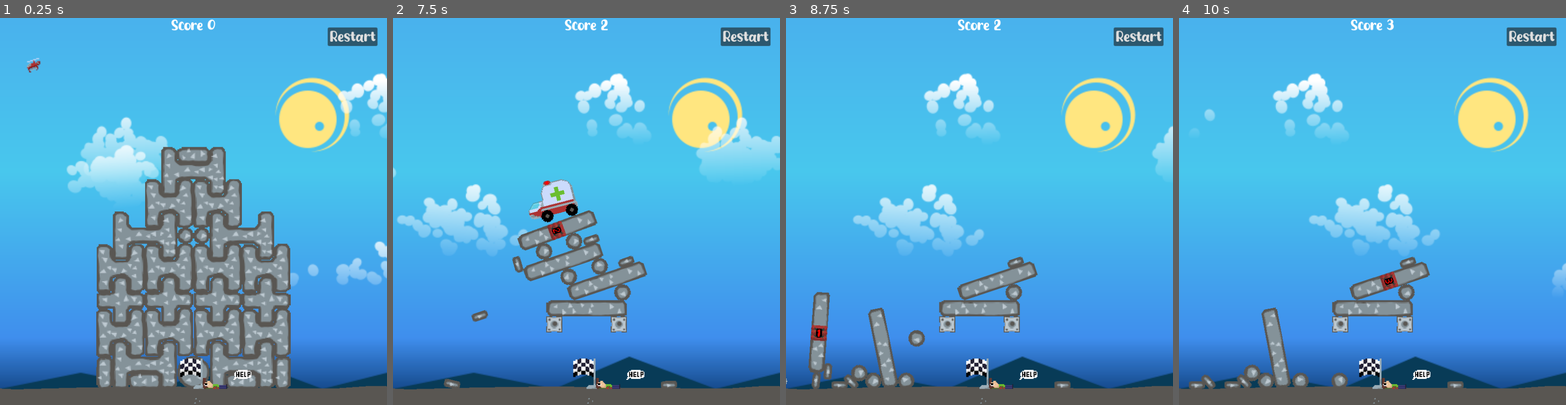
Above: before the commit, frames 1-4 (left to right).
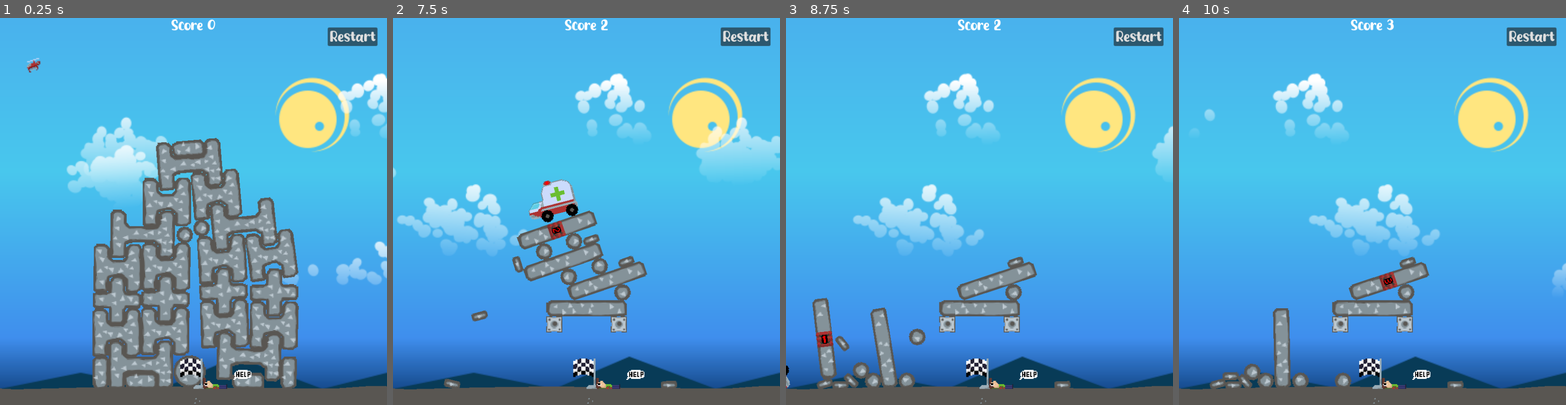
Above: after the commit, the same moments.

Repository: BeanPoleGamesDev/DynamiteParamedics
Game: Godot game, scene res://app/scenes/LevelThree.tscn
The game is run twice, just before and just after one commit, with the same random seed, the same clock (stepped at 60 frames per second) and the same inputs. This scene is started directly instead of the project's main scene.
Inputs (mouse positions are in pixels of both pictures, inside the frame that each line leads up to):
- Up to frame 1 (0.25 s): no input
- Up to frame 2 (7.5 s): click "Restart" at 0.5 s; click "Restart" at 1.25 s; click "Restart" at 2 s; click "Restart" at 2.75 s; move the mouse to (567, 288) at 3.52 s; click (567, 288) at 3.6 s; move the mouse to (702, 269) at 4.27 s; click (702, 269) at 4.35 s; move the mouse to (470, 153) at 5.02 s; click (470, 153) at 5.1 s; move the mouse to (605, 211) at 5.77 s; click (605, 211) at 5.85 s; move the mouse to (528, 114) at 6.52 s; click (528, 114) at 6.6 s; move the mouse to (671, 192) at 7.27 s; click (671, 192) at 7.35 s
- Up to frame 3 (8.75 s): move the mouse to (902, 230) at 8.02 s; click (902, 230) at 8.1 s
- Up to frame 4 (10 s): move the mouse to (1411, 126) at 8.77 s; click (1411, 126) at 8.85 s; move the mouse to (1353, 288) at 9.52 s; click (1353, 288) at 9.6 s

The runs differ from the first frame. In frame 1, 16% of the frame differs, in the area x 23-78%, y 31-96%; in frame 2, 0.3%; in frame 3, 2.0%; in frame 4, 1.6%.

Commit message:
added blowing up dead guy

Diff:
--- a/app/objects/flag.tscn
+++ b/app/objects/flag.tscn
@@ -6,6 +6,9 @@
 
 [sub_resource type="RectangleShape2D" id="RectangleShape2D_never"]
 size = Vector2(64, 65)
+
+[sub_resource type="RectangleShape2D" id="RectangleShape2D_cvwkx"]
+size = Vector2(48, 20)
 
 [node name="flag" type="Node2D"]
 script = ExtResource("1_8oofb")
@@ -23,14 +26,21 @@
 scale = Vector2(2.125, 2.125)
 texture = ExtResource("1_n1og2")
 
-[node name="Sprite2D2" type="Sprite2D" parent="."]
+[node name="Timer" type="Timer" parent="."]
+
+[node name="StaticBody2D" type="StaticBody2D" parent="."]
+position = Vector2(51, -9)
+
+[node name="CollisionShape2D" type="CollisionShape2D" parent="StaticBody2D"]
+position = Vector2(-5, 0)
+shape = SubResource("RectangleShape2D_cvwkx")
+
+[node name="Sprite2D2" type="Sprite2D" parent="StaticBody2D"]
 z_index = 1
 texture_filter = 1
-position = Vector2(71, -25)
+position = Vector2(20, -16)
 scale = Vector2(2.125, 2.125)
 texture = ExtResource("3_iaivh")
-
-[node name="Timer" type="Timer" parent="."]
 
 [connection signal="body_entered" from="Area2D" to="." method="_on_area_2d_body_entered"]
 [connection signal="body_exited" from="Area2D" to="." method="_on_area_2d_body_exited"]
Not shown: 1 places in app/objects/background.tscn that only renumber resources
Not shown: 1 places in app/objects/flag.tscn that only renumber resources
Not shown, added: export_presets.cfg
